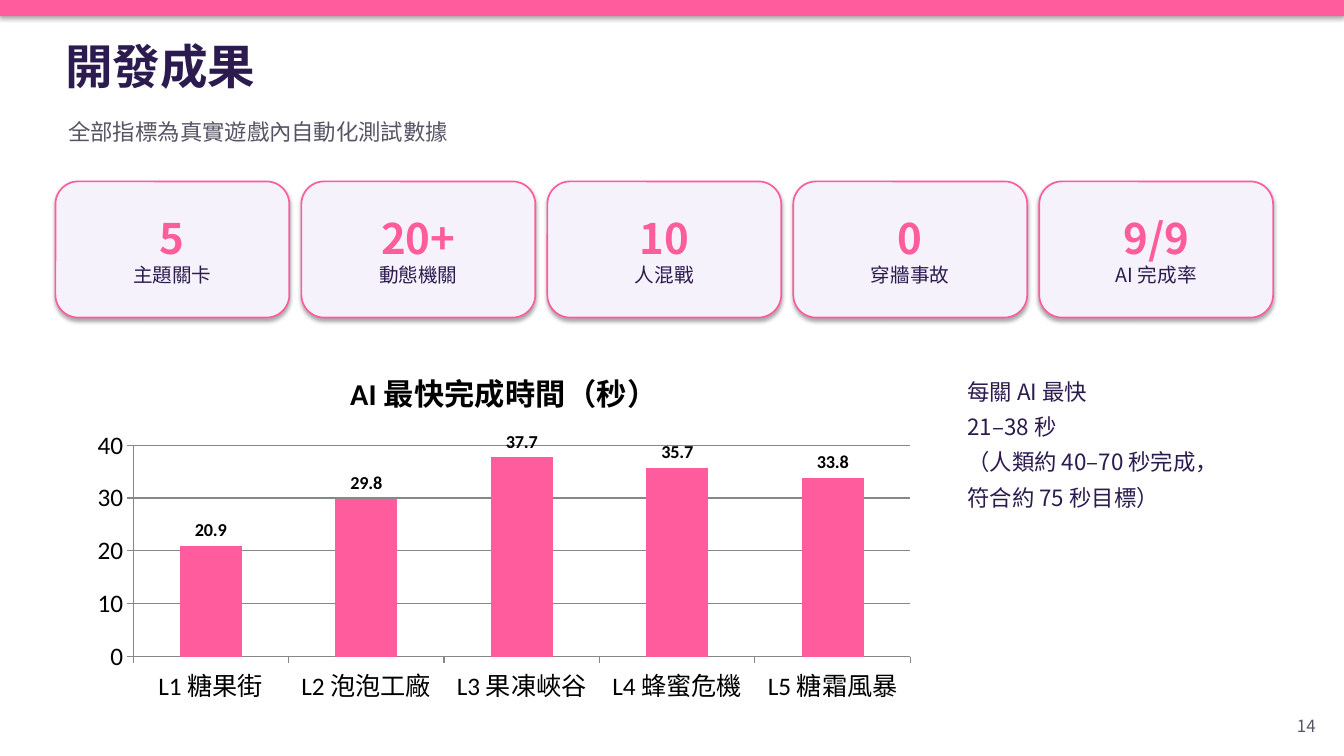
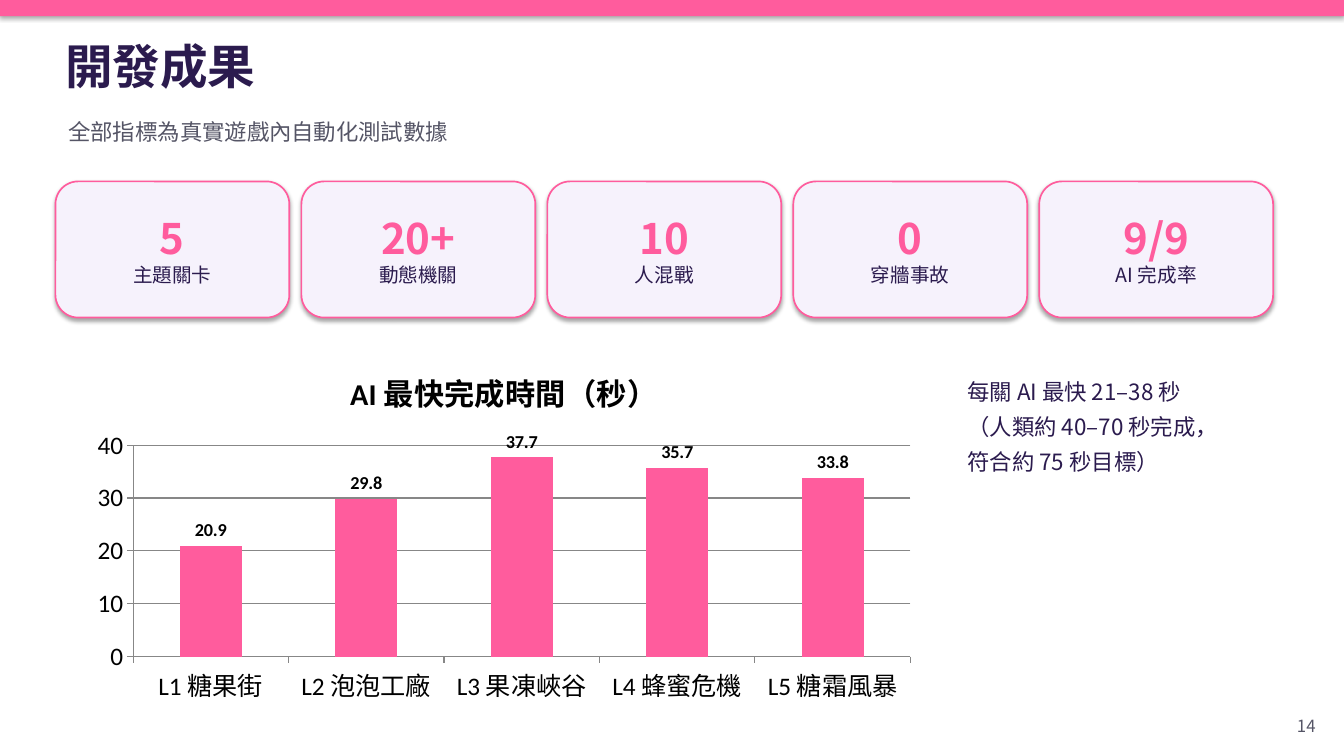
Before and after one commit to chengkaho98-svg/Mini3Dgame, a slide deck: slide 14 of 糖糖大亂鬥_AI開發Playbook.pptx. Drawn at 1344x756 pixels with LibreOffice and Linux fonts; fonts in the diff are those of the drawing. Boxes give left, top, right and bottom in pixels: in the first picture for what was removed or moved away, otherwise in the second. Text is boxed around its words. In the diff, an @@ line names an element or a change of style, - is before the commit and + after.

```diff
--- a/糖糖大亂鬥_AI開發Playbook.pptx
+++ b/糖糖大亂鬥_AI開發Playbook.pptx
@@ text at box(968, 381, 1181, 402): text changed @@
-每關 AI 最快
-21–38 秒
+每關 AI 最快 21–38 秒
```
Also in this commit, not shown: 13 other slides changed, 32 other files.
